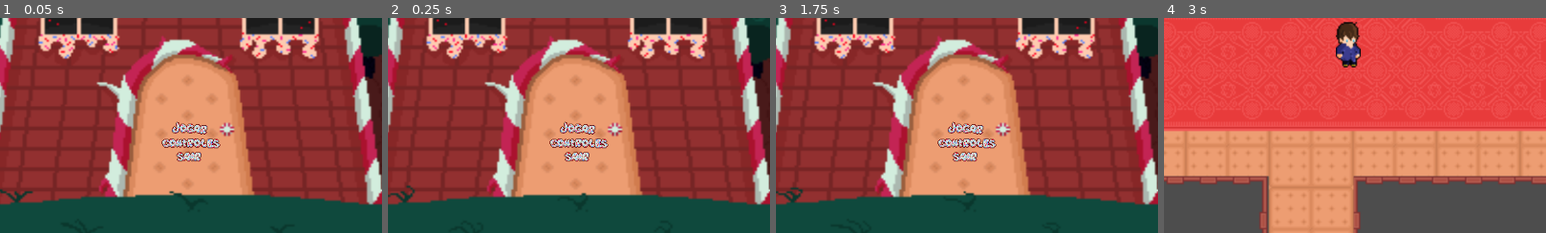
Above: before the commit, frames 1-4 (left to right).
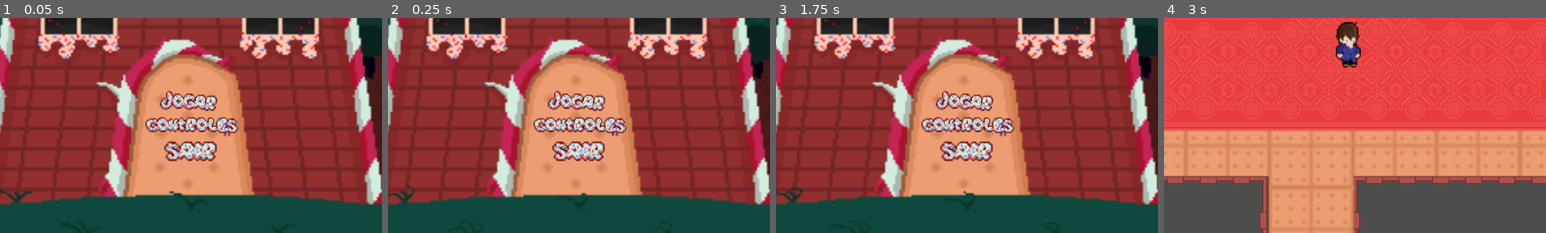
Above: after the commit, the same moments.

Repository: mtab-dev/bulletspeel
Game: Godot game, scene res://scenes/levels/main_menu.tscn
Same seed, same stepped clock (60 frames per second), same inputs: the game is played once before the commit and once after it.
Inputs (mouse positions are % of the whole screen's width and height, from its top left; square brackets give the same spot before the commit, where the layout moved):
- Up to frame 1 (0.05 s): no input
- Up to frame 2 (0.25 s): no input
- Up to frame 3 (1.75 s): click (51, 69) [51, 73] at 0.5 s; click (91, 7) at 1.25 s
- Up to frame 4 (3 s): click (51, 62) [51, 69] at 2 s; click (48, 96) at 2.75 s
The pictures show only the part of the screen within x 26-76%, y 44-94%; the shares and areas given below are measured in that part.

The runs differ from the first frame. In frame 1, 3.9% of the frame differs, in the area x 38-63%, y 33-67%; in frame 2, 3.9%; in frame 3, 3.9%; in frame 4, nothing differs.

Commit message:
fix: button sizes at main menu

Diff:
--- a/scenes/levels/main_menu.tscn
+++ b/scenes/levels/main_menu.tscn
@@ -165,17 +165,17 @@
 
 [sub_resource type="StyleBoxEmpty" id="StyleBoxEmpty_23tjf"]
 
+[sub_resource type="StyleBoxEmpty" id="StyleBoxEmpty_73i01"]
+
+[sub_resource type="StyleBoxEmpty" id="StyleBoxEmpty_664yq"]
+
+[sub_resource type="StyleBoxEmpty" id="StyleBoxEmpty_n6to5"]
+
 [sub_resource type="StyleBoxEmpty" id="StyleBoxEmpty_n2cji"]
 
 [sub_resource type="StyleBoxEmpty" id="StyleBoxEmpty_hg8r7"]
 
 [sub_resource type="StyleBoxEmpty" id="StyleBoxEmpty_0gcxr"]
-
-[sub_resource type="StyleBoxEmpty" id="StyleBoxEmpty_73i01"]
-
-[sub_resource type="StyleBoxEmpty" id="StyleBoxEmpty_664yq"]
-
-[sub_resource type="StyleBoxEmpty" id="StyleBoxEmpty_n6to5"]
 
 [node name="mainMenu" type="Control"]
 layout_mode = 3
@@ -203,25 +203,42 @@
 offset_right = 40.0
 offset_bottom = 40.0
 
-[node name="menuButtons" type="VBoxContainer" parent="menu"]
-layout_mode = 0
-offset_left = 534.0
-offset_top = 414.0
-offset_right = 636.0
-offset_bottom = 520.0
-alignment = 1
-
-[node name="play" type="Button" parent="menu/menuButtons"]
+[node name="play" type="Button" parent="menu"]
 layout_mode = 2
+offset_left = 533.0
+offset_top = 376.0
+offset_right = 633.0
+offset_bottom = 432.0
 size_flags_horizontal = 4
 size_flags_vertical = 4
 theme_override_styles/normal = SubResource("StyleBoxEmpty_dmvbs")
 theme_override_styles/hover = SubResource("StyleBoxEmpty_bwgg0")
 theme_override_styles/pressed = SubResource("StyleBoxEmpty_23tjf")
 icon = ExtResource("3_nd371")
-
-[node name="opções" type="Button" parent="menu/menuButtons"]
+icon_alignment = 1
+expand_icon = true
+
+[node name="sair" type="Button" parent="menu"]
 layout_mode = 2
+offset_left = 539.0
+offset_top = 466.0
+offset_right = 639.0
+offset_bottom = 499.0
+size_flags_horizontal = 4
+size_flags_vertical = 4
+theme_override_styles/normal = SubResource("StyleBoxEmpty_73i01")
+theme_override_styles/hover = SubResource("StyleBoxEmpty_664yq")
+theme_override_styles/pressed = SubResource("StyleBoxEmpty_n6to5")
+icon = ExtResource("4_65ocu")
+icon_alignment = 1
+expand_icon = true
+
+[node name="opções" type="Button" parent="menu"]
+layout_mode = 2
+offset_left = 505.0
+offset_top = 426.0
+offset_right = 667.0
+offset_bottom = 464.0
 size_flags_horizontal = 4
 size_flags_vertical = 4
 theme_override_styles/normal = SubResource("StyleBoxEmpty_n2cji")
@@ -229,16 +246,9 @@
 theme_override_styles/pressed = SubResource("StyleBoxEmpty_0gcxr")
 icon = ExtResource("39_248mq")
 alignment = 0
-
-[node name="sair" type="Button" parent="menu/menuButtons"]
-layout_mode = 2
-size_flags_horizontal = 4
-size_flags_vertical = 4
-theme_override_styles/normal = SubResource("StyleBoxEmpty_73i01")
-theme_override_styles/hover = SubResource("StyleBoxEmpty_664yq")
-theme_override_styles/pressed = SubResource("StyleBoxEmpty_n6to5")
-icon = ExtResource("4_65ocu")
-
-[connection signal="pressed" from="menu/menuButtons/play" to="." method="_on_play_pressed"]
-[connection signal="pressed" from="menu/menuButtons/opções" to="." method="_on_opções_pressed"]
-[connection signal="pressed" from="menu/menuButtons/sair" to="." method="_on_sair_pressed"]
+icon_alignment = 1
+expand_icon = true
+
+[connection signal="pressed" from="menu/play" to="." method="_on_play_pressed"]
+[connection signal="pressed" from="menu/sair" to="." method="_on_sair_pressed"]
+[connection signal="pressed" from="menu/opções" to="." method="_on_opções_pressed"]
--- a/scenes/ui/store.tscn
+++ b/scenes/ui/store.tscn
@@ -2,9 +2,9 @@
 
 [ext_resource type="Script" path="res://scripts/ui/store.gd" id="1_5balh"]
 [ext_resource type="Texture2D" uid="uid://bmi43rcqr6hb5" path="res://sprites/tela de compra/store-bg.webp" id="1_kor1q"]
-[ext_resource type="Texture2D" uid="uid://bob4ug84pehxi" path="res://sprites/drops/armadura.png" id="2_xnxr4"]
-[ext_resource type="Texture2D" uid="uid://b2vpi1esqmiyn" path="res://sprites/drops/bota da velocidade.png" id="3_1doho"]
+[ext_resource type="Texture2D" uid="uid://cule5aninb5qn" path="res://sprites/tela de compra/boots.webp" id="3_qxohv"]
 [ext_resource type="Texture2D" uid="uid://bawpxlhs7bxky" path="res://sprites/drops/coração.png" id="4_85h2v"]
+[ext_resource type="Texture2D" uid="uid://dfwxwt2n6cdn5" path="res://sprites/tela de compra/lollipop.webp" id="4_fd23s"]
 [ext_resource type="Texture2D" uid="uid://d37cmx7mqjvxh" path="res://sprites/ui/menu/back.webp" id="6_wueqx"]
 
 [sub_resource type="StyleBoxEmpty" id="StyleBoxEmpty_xl8u1"]
@@ -84,36 +84,43 @@
 
 [node name="itemOne" type="Button" parent="Panel"]
 layout_mode = 0
-offset_left = 154.0
-offset_top = 190.0
-offset_right = 178.0
-offset_bottom = 222.0
+offset_left = 132.0
+offset_top = 167.0
+offset_right = 165.0
+offset_bottom = 212.0
 scale = Vector2(4.47436, 3.07292)
-icon = ExtResource("2_xnxr4")
+icon = ExtResource("3_qxohv")
+icon_alignment = 1
+expand_icon = true
 
 [node name="itemTwo" type="Button" parent="Panel"]
 layout_mode = 0
-offset_left = 380.0
-offset_top = 172.0
-offset_right = 404.0
-offset_bottom = 200.0
+offset_left = 372.0
+offset_top = 166.0
+offset_right = 398.0
+offset_bottom = 199.0
 scale = Vector2(5.83833, 4.42122)
-icon = ExtResource("3_1doho")
+icon = ExtResource("4_fd23s")
+icon_alignment = 1
+expand_icon = true
 
 [node name="itemThree" type="Button" parent="Panel"]
 layout_mode = 0
-offset_left = 605.0
-offset_top = 173.0
-offset_right = 629.0
-offset_bottom = 205.0
+offset_left = 613.0
+offset_top = 169.0
+offset_right = 634.0
+offset_bottom = 203.0
 scale = Vector2(7.38446, 4.19544)
 icon = ExtResource("4_85h2v")
+icon_alignment = 1
+expand_icon = true
 
 [node name="back" type="Button" parent="Panel"]
 offset_left = 43.0
 offset_top = 435.0
 offset_right = 166.0
 offset_bottom = 467.0
+scale = Vector2(1.01466, 1)
 theme_override_styles/normal = SubResource("StyleBoxEmpty_xl8u1")
 theme_override_styles/hover = SubResource("StyleBoxEmpty_wy6ak")
 theme_override_styles/pressed = SubResource("StyleBoxEmpty_8xpal")
Binary file added: sprites/tela de compra/boots.webp
Not shown, added: sprites/tela de compra/boots.webp.import
Binary file added: sprites/tela de compra/lollipop.webp
Not shown, added: sprites/tela de compra/lollipop.webp.import
